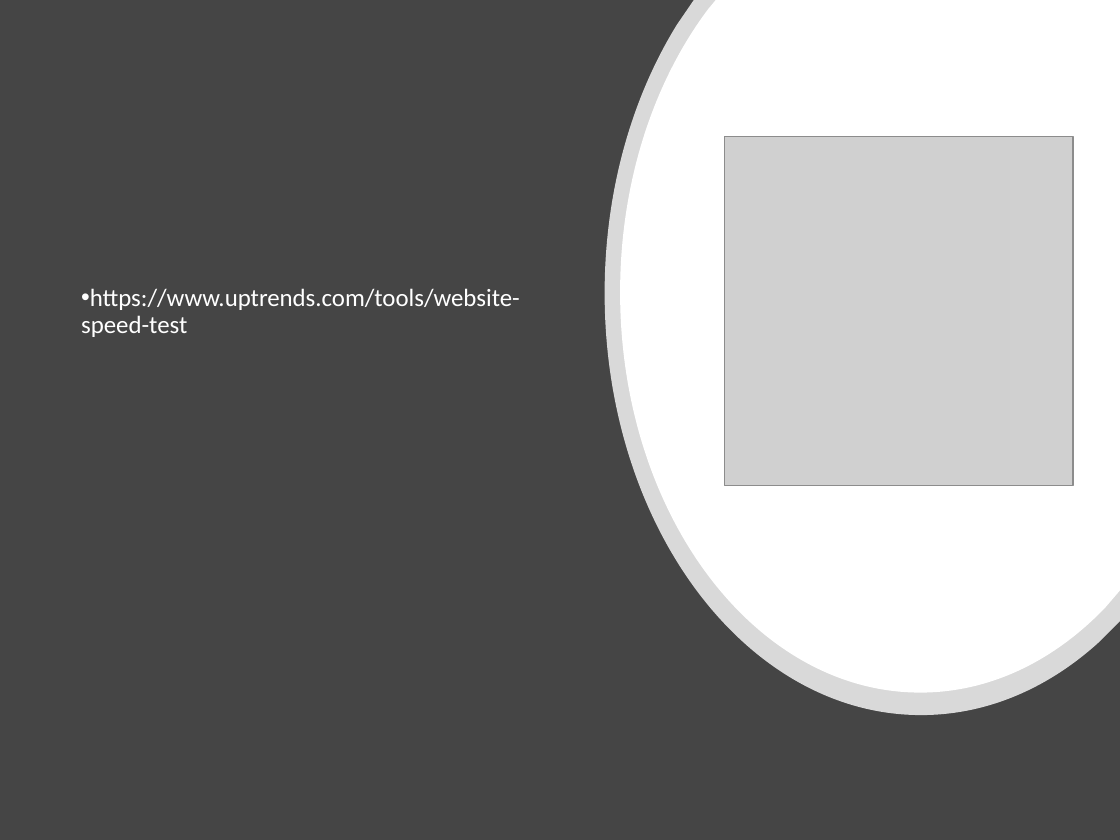
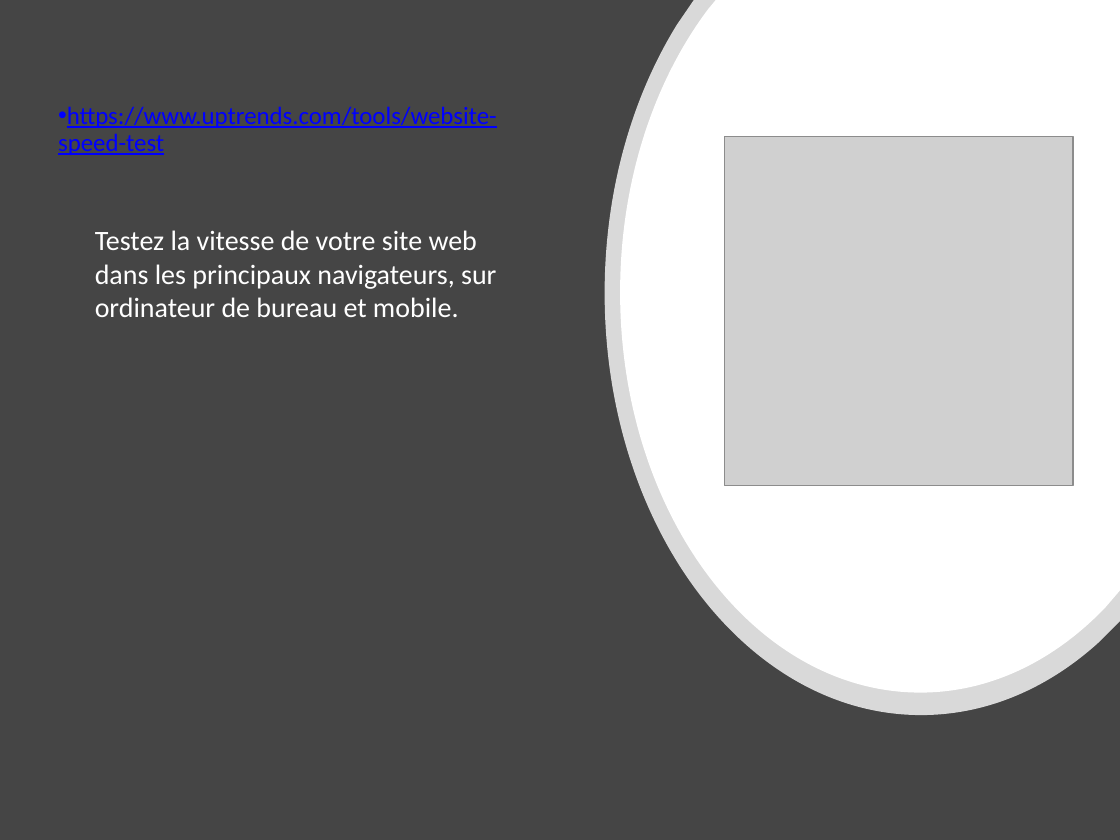
Before and after one commit to Anissafullweb/BOUGOUFA_Anissa_P4_11-2022, a slide deck: slide 3 of Annexes/P4.pptx (slide 2 before the commit). Drawn at 1120x840 pixels with LibreOffice and Linux fonts; fonts in the diff are those of the drawing; grey boxes stand for pictures. Boxes give left, top, right and bottom in pixels: in the first picture for what was removed or moved away, otherwise in the second. Text is boxed around its words. In the diff, an @@ line names an element or a change of style, - is before the commit and + after.

```diff
--- a/Annexes/P4.pptx
+++ b/Annexes/P4.pptx
@@ text "https://www.uptrends.com/tools/website-speed-test": place and size @@
-text "https://www.uptrends.com/tools/website-speed-test" at bbox=[81, 288, 520, 337]
+text "https://www.uptrends.com/tools/website-speed-test" at bbox=[58, 106, 497, 155]
@@ text "https://www.uptrends.com/tools/website-speed-test" at bbox=[58, 106, 497, 155]: text colour #FFFFFF to #0000FF, underline on @@
@@ text added at bbox=[95, 230, 496, 317], 18 pt, text #FFFFFF @@
+Testez la vitesse de votre site web dans les principaux navigateurs, sur ordinateur de bureau et mobile.
```
Also in this commit, not shown: 5 slides added, 3 slides removed.
